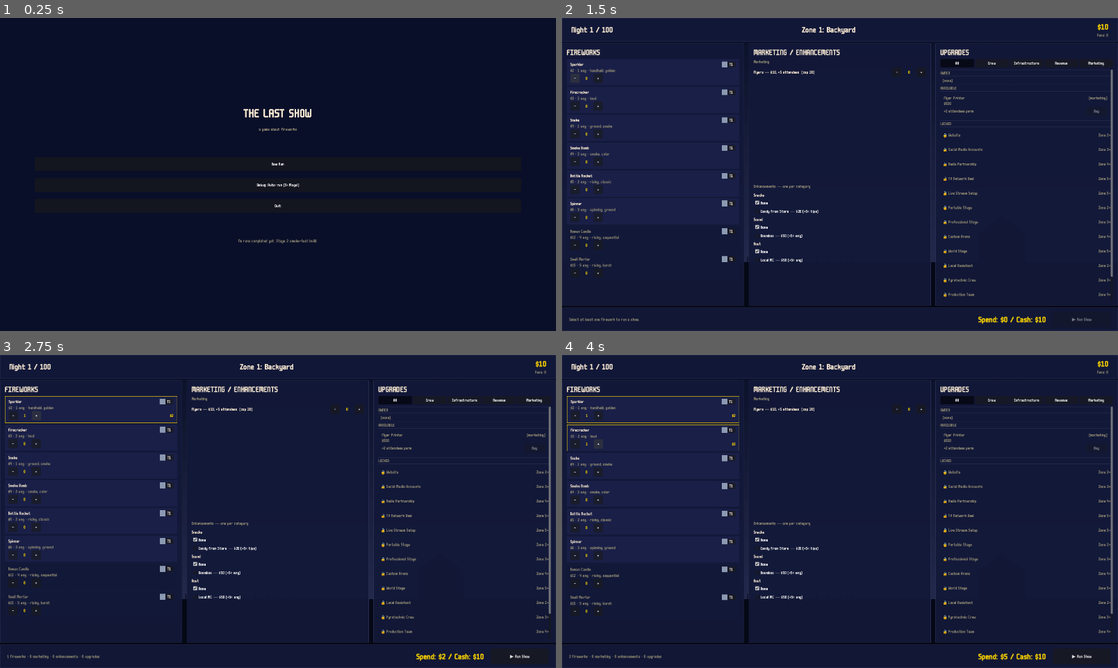
Above: before the commit, frames 1-4 (two rows, left to right).
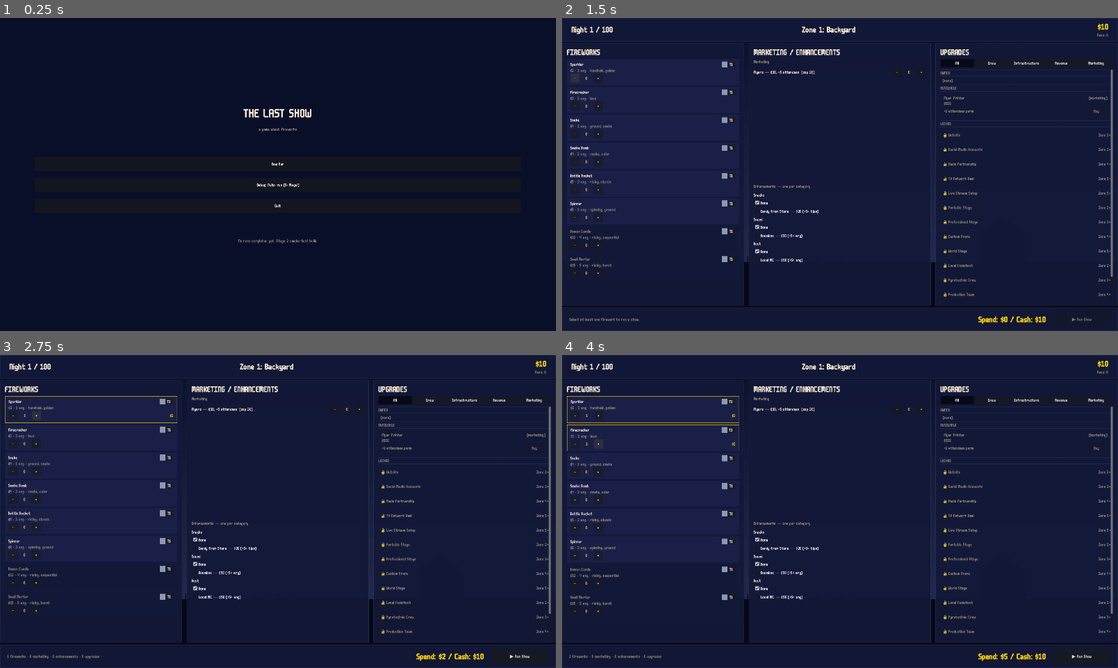
Above: after the commit, the same moments.

Repository: missingpagestudios/launch-game
Game: Godot game, scene res://scenes/title.tscn
The game is run twice, just before and just after one commit, with the same random seed, the same clock (stepped at 60 frames per second) and the same inputs.
Inputs:
- Up to frame 1 (0.25 s): no input
- Up to frame 2 (1.5 s): click "New Run" at 0.5 s; click "-" at 1.25 s
- Up to frame 3 (2.75 s): click "+" at 2 s
- Up to frame 4 (4 s): click "-" at 2.75 s; click "+" at 3.5 s

The runs differ from the first frame. In frame 1, less than 0.1% of the frame differs, in the area x 43-57%, y 29-72%; in frame 2, 0.6%; in frame 3, 0.6%, in the area x 1-99%, y 1-98%; in frame 4, 0.6%.

Commit message:
Fix pixel-font rendering per font_size_fix.md
m6x11 and m6x11plus were importing with Godot's default TTF settings
(antialiasing on, hinting on, subpixel positioning auto) which scales a
pixel bitmap font into fuzzy sub-16px glyphs. The fix:

- Hand-write the .ttf.import files with antialiasing=0, hinting=0,
  subpixel_positioning=0, oversampling=0 so each glyph renders on the
  pixel grid at its intended integer sizes.
- Stop ignoring *.import in .gitignore — these files are the source of
  truth for pixel-font rendering and must travel with the repo. Keep
  .godot/ and .import/ ignored (those are build caches).
- Theme now declares per-class font sizes for Label / Button / CheckBox /
  LineEdit in addition to default_font_size, since Godot 4 theme
  inheritance through default_font_size doesn't always cascade to every
  control type.
- Every Label / Button / CheckBox in the screens now calls
  add_theme_font_size_override explicitly (including for 16) as
  belt-and-suspenders against any stray default cascade.
- Checked in icon.svg.import and docs/font_size_fix.md.

Co-Authored-By: Claude Opus 4.7 (1M context) <noreply@anthropic.com>

Diff:
--- a/scripts/screens/DonationScreen.gd
+++ b/scripts/screens/DonationScreen.gd
@@ -65,6 +65,7 @@
 
 	var skip := Button.new()
 	skip.text = "Skip donation — keep $%s" % _fmt(float(BalanceConfig.game_params().get("donation_cost", 2_500_000_000)))
+	skip.add_theme_font_size_override("font_size", 16)
 	skip.custom_minimum_size = Vector2(400, 40)
 	skip.pressed.connect(func() -> void: Router.donation_chosen(""))
 	var skip_wrap := HBoxContainer.new()
@@ -99,6 +100,7 @@
 
 	var btn := Button.new()
 	btn.text = "Fund This Cause"
+	btn.add_theme_font_size_override("font_size", 16)
 	btn.custom_minimum_size = Vector2(0, 36)
 	var cause_id := String(cause.id)
 	btn.pressed.connect(func() -> void: Router.donation_chosen(cause_id))
--- a/scripts/screens/EndingScreen.gd
+++ b/scripts/screens/EndingScreen.gd
@@ -74,12 +74,14 @@
 
 	var title_btn := Button.new()
 	title_btn.text = "Return to Title"
+	title_btn.add_theme_font_size_override("font_size", 16)
 	title_btn.custom_minimum_size = Vector2(220, 44)
 	title_btn.pressed.connect(func() -> void: Router.return_to_title_from_ending())
 	btn_row.add_child(title_btn)
 
 	var again_btn := Button.new()
 	again_btn.text = "Start New Run"
+	again_btn.add_theme_font_size_override("font_size", 16)
 	again_btn.custom_minimum_size = Vector2(220, 44)
 	again_btn.pressed.connect(func() -> void: Router.start_new_run())
 	btn_row.add_child(again_btn)
--- a/scripts/screens/NewspaperScreen.gd
+++ b/scripts/screens/NewspaperScreen.gd
@@ -110,6 +110,7 @@
 
 	var cont := Button.new()
 	cont.text = "Continue to Planning →"
+	cont.add_theme_font_size_override("font_size", 16)
 	cont.custom_minimum_size = Vector2(260, 44)
 	cont.pressed.connect(func() -> void: Router.after_newspaper())
 	var btn_wrap := HBoxContainer.new()
--- a/scripts/screens/PlanningScreen.gd
+++ b/scripts/screens/PlanningScreen.gd
@@ -289,6 +289,7 @@
 		var none_btn := CheckBox.new()
 		none_btn.text = "None"
 		none_btn.button_pressed = true
+		none_btn.add_theme_font_size_override("font_size", 16)
 		group_container.add_child(none_btn)
 		var buttons: Array[CheckBox] = [none_btn]
 		var cat_str: String = String(category)
@@ -303,6 +304,7 @@
 				cb.text += " (+%d%% eng)" % int(float(eh_dict.eng_mult) * 100)
 			if eh_dict.has("tip_mult"):
 				cb.text += " (+%d%% tips)" % int(float(eh_dict.tip_mult) * 100)
+			cb.add_theme_font_size_override("font_size", 16)
 			group_container.add_child(cb)
 			buttons.append(cb)
 			var eh_name: String = String(eh_dict.name)
@@ -351,6 +353,7 @@
 		b.text = String(cat).capitalize()
 		b.toggle_mode = true
 		b.button_pressed = (cat == "All")
+		b.add_theme_font_size_override("font_size", 16)
 		b.custom_minimum_size = Vector2(0, 28)
 		b.size_flags_horizontal = Control.SIZE_EXPAND_FILL
 		var cat_str: String = cat
@@ -491,6 +494,7 @@
 	row_end.add_child(effect_lbl)
 	var buy_btn := Button.new()
 	buy_btn.text = "Buy"
+	buy_btn.add_theme_font_size_override("font_size", 16)
 	buy_btn.custom_minimum_size = Vector2(72, 32)
 	buy_btn.disabled = not affordable
 	var name_str: String = String(up.name)
@@ -563,6 +567,7 @@
 
 	_run_show_button = Button.new()
 	_run_show_button.text = "▶ Run Show"
+	_run_show_button.add_theme_font_size_override("font_size", 16)
 	_run_show_button.custom_minimum_size = Vector2(200, 48)
 	_run_show_button.pressed.connect(_on_run_show_pressed)
 	h.add_child(_run_show_button)
@@ -688,8 +693,7 @@
 func _label_sized(text: String, font_size: int, color: Color) -> Label:
 	var l := Label.new()
 	l.text = text
-	if font_size != 16:
-		l.add_theme_font_size_override("font_size", font_size)
+	l.add_theme_font_size_override("font_size", font_size)
 	l.add_theme_color_override("font_color", color)
 	return l
 
@@ -697,6 +701,7 @@
 func _small_button(text: String) -> Button:
 	var b := Button.new()
 	b.text = text
+	b.add_theme_font_size_override("font_size", 16)
 	b.custom_minimum_size = Vector2(32, 32)
 	return b
 
--- a/scripts/screens/ShowScreen.gd
+++ b/scripts/screens/ShowScreen.gd
@@ -79,6 +79,7 @@
 
 	var cont := Button.new()
 	cont.text = "Continue →"
+	cont.add_theme_font_size_override("font_size", 16)
 	cont.custom_minimum_size = Vector2(220, 48)
 	cont.pressed.connect(func() -> void: Router.after_show())
 	v.add_child(cont)
--- a/scripts/screens/TitleScreen.gd
+++ b/scripts/screens/TitleScreen.gd
@@ -75,6 +75,7 @@
 func _menu_button(label: String) -> Button:
 	var b := Button.new()
 	b.text = label
+	b.add_theme_font_size_override("font_size", 16)
 	b.custom_minimum_size = Vector2(360, 48)
 	b.focus_mode = Control.FOCUS_ALL
 	return b
--- a/themes/default.tres
+++ b/themes/default.tres
@@ -5,3 +5,11 @@
 [resource]
 default_font = ExtResource("1_font")
 default_font_size = 16
+Label/fonts/font = ExtResource("1_font")
+Label/font_sizes/font_size = 16
+Button/fonts/font = ExtResource("1_font")
+Button/font_sizes/font_size = 16
+CheckBox/fonts/font = ExtResource("1_font")
+CheckBox/font_sizes/font_size = 16
+LineEdit/fonts/font = ExtResource("1_font")
+LineEdit/font_sizes/font_size = 16
Not shown, added: assets/fonts/m6x11.ttf.import
Not shown, added: assets/fonts/m6x11plus.ttf.import
Not shown, added: icon.svg.import
Not shown, changed: .gitignore
Not shown, added: docs/font_size_fix.md
